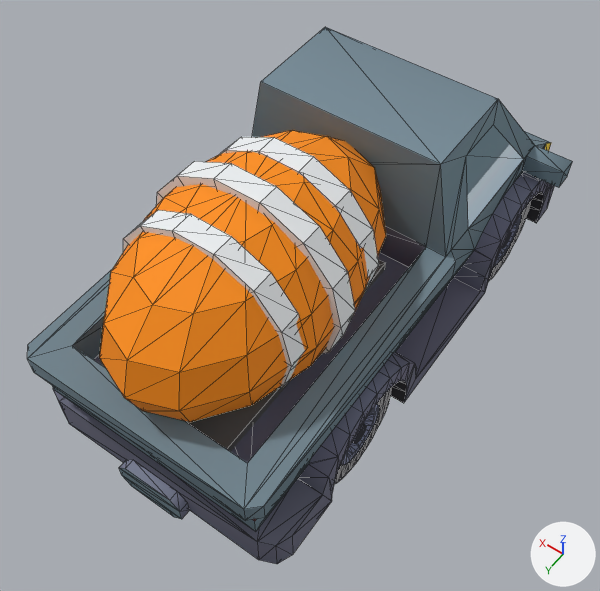
Before and after pictures for a commit that changed the glTF model public/models/bulk/betongbil.glb.
Before and after are seen from a 50 mm lens placed at (-1.42, 2.25, 3.59), pointed at (-0.08, 0.38, 0.65). The axes (+X, +Y, +Z) are drawn at lower right. The lights are the same throughout. The older version comes first. Mesh edges are drawn as thin lines. Where no turn or scale is listed for an object, it has been applied to the vertices. Vertices at exactly the same position are counted once.

In view in the first picture: 'body', 'till-betongbil', 'wheel-back-right' and 1 more.
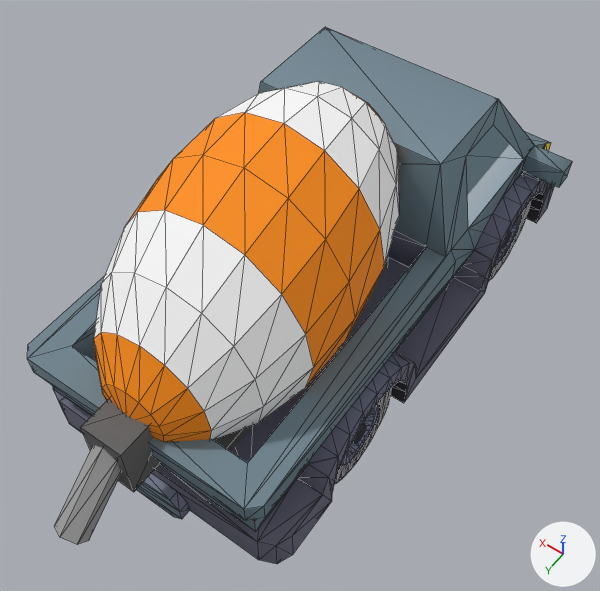
Boxes (x1, y1, x2, y2) around the edits, measured in the pictures (600 x 591 px):
'till-betongbil', reshaped, moved, rescaled (20% wider, 44% taller)
    before: (99, 130, 386, 452)
    after: (54, 81, 399, 545)
part 1 of me_till_betongbil, added (mostly hidden)
    after: (214, 257, 389, 452)
part 2 of me_till_betongbil, added
    after: (81, 398, 161, 492)
part 3 of me_till_betongbil, rebuilt (6% wider, 24% taller)
    before: (99, 130, 386, 422)
    after: (94, 81, 399, 442)
part 4 of me_till_betongbil, deleted
    before: (220, 137, 379, 292)
part 5 of me_till_betongbil, deleted
    before: (123, 210, 305, 388)
part 6 of me_till_betongbil, deleted
    before: (156, 161, 355, 354)
part 7 of me_till_betongbil, deleted (mostly hidden)
    before: (185, 259, 386, 452)
part 8 of me_till_betongbil, added
    after: (54, 445, 121, 545)

Patch to the scene script:
```diff
--- a/public/models/bulk/betongbil.glb.py
+++ b/public/models/bulk/betongbil.glb.py
@@ mat_9e9e9e @@
+mat_9e9e9e = principled_material('#9E9E9E')
+mat_9e9e9e.base_color = (0.342, 0.342, 0.342)  # grey #9e9e9e
+mat_9e9e9e.roughness = 0.8
@@ mat_fafafa @@
+mat_fafafa = principled_material('#FAFAFA')
+mat_fafafa.base_color = (0.956, 0.956, 0.956)  # white #fafafa
+mat_fafafa.roughness = 0.8
@@ me_till_betongbil @@
 # used by ob_till_betongbil; location = (0.0, 0.6, 1.009); scale = (0.75, 0.75, 0.75)
-me_till_betongbil.from_pydata(...)  # 198 vertices, 376 faces; spans x -0.63..0.63, y -1.0..1.0, z -0.63..0.63
+me_till_betongbil.from_pydata(...)  # 174 vertices, 324 faces; spans x -0.51..0.51, y -1.0..1.0, z -0.55..0.55
+# me_till_betongbil part 1: a new loose piece, a box spanning x -0.3..0.3, y -0.85..0.42, z -0.52..-0.38, in mat_616161 (dark grey #616161)
+# me_till_betongbil part 2: a new loose piece, a box spanning x -0.1..0.1, y 0.4..0.7, z -0.45..-0.14, in mat_616161 (dark grey #616161)
+# me_till_betongbil part 3: the loose piece of 100 vertices spanning x -0.58..0.58, y -1.0..1.0, z -0.61..0.59 is rebuilt with 146 vertices and now spans x -0.51..0.51, y -1.0..0.57, z -0.54..0.55
+# me_till_betongbil part 4: the loose piece of 30 vertices spanning x -0.56..0.56, y -0.4..-0.27, z -0.53..0.56 is deleted
+# me_till_betongbil part 5: the loose piece of 30 vertices spanning x -0.56..0.56, y 0.27..0.4, z -0.53..0.56 is deleted
+# me_till_betongbil part 6: the loose piece of 30 vertices spanning x -0.63..0.63, y -0.07..0.07, z -0.6..0.63 is deleted
+# me_till_betongbil part 7: the loose piece of 8 vertices spanning x -0.4..0.4, y -0.8..0.8, z -0.63..-0.47 is deleted
+# me_till_betongbil part 8
+# 12 vertices are added at x -0.06..0.06, y 0.6..1.0, z -0.55..-0.19
+# 12 new faces join them, mat_9e9e9e (grey #9e9e9e)
 me_till_betongbil.materials.append(mat_ff8f00)
-me_till_betongbil.materials.append(mat_eceff1)  # white #eceff1
 me_till_betongbil.materials.append(mat_616161)
+me_till_betongbil.materials.append(mat_fafafa)  # white #fafafa
+me_till_betongbil.materials.append(mat_9e9e9e)  # grey #9e9e9e
@@ ob_till_betongbil @@
 ob_till_betongbil = bpy.data.objects.new('till-betongbil', me_till_betongbil)
-ob_till_betongbil.location = (0.0, 0.6, 1.009)
-ob_till_betongbil.scale = (0.75, 0.75, 0.75)
+ob_till_betongbil.location = (0.0, 0.81, 1.041)
+ob_till_betongbil.scale = (0.985, 0.985, 0.985)
```
